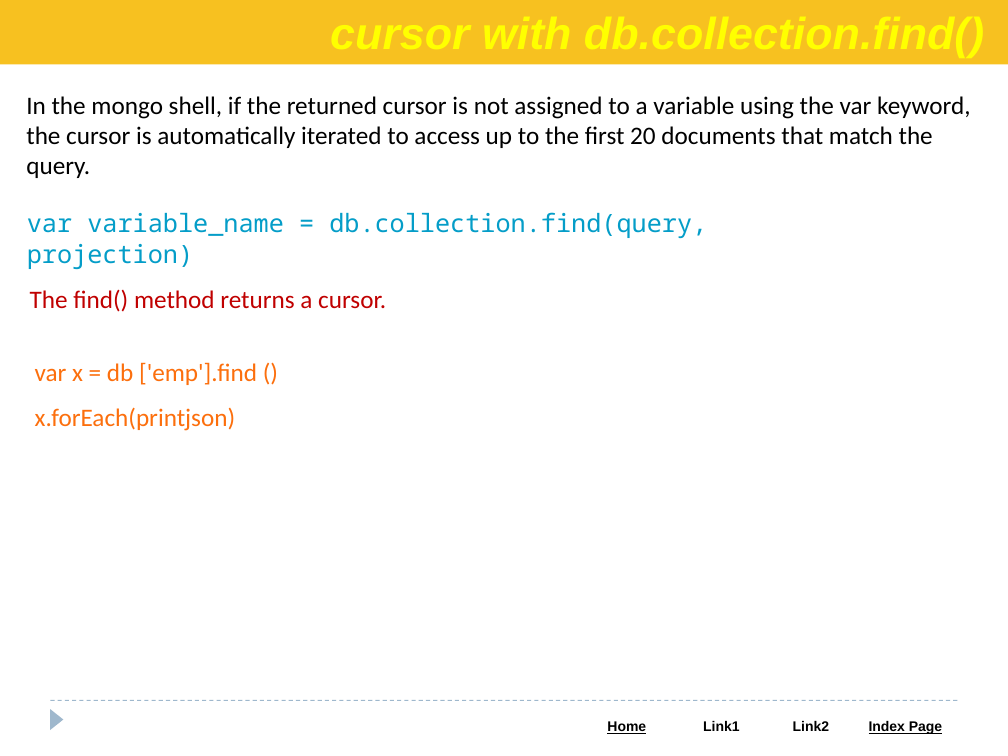
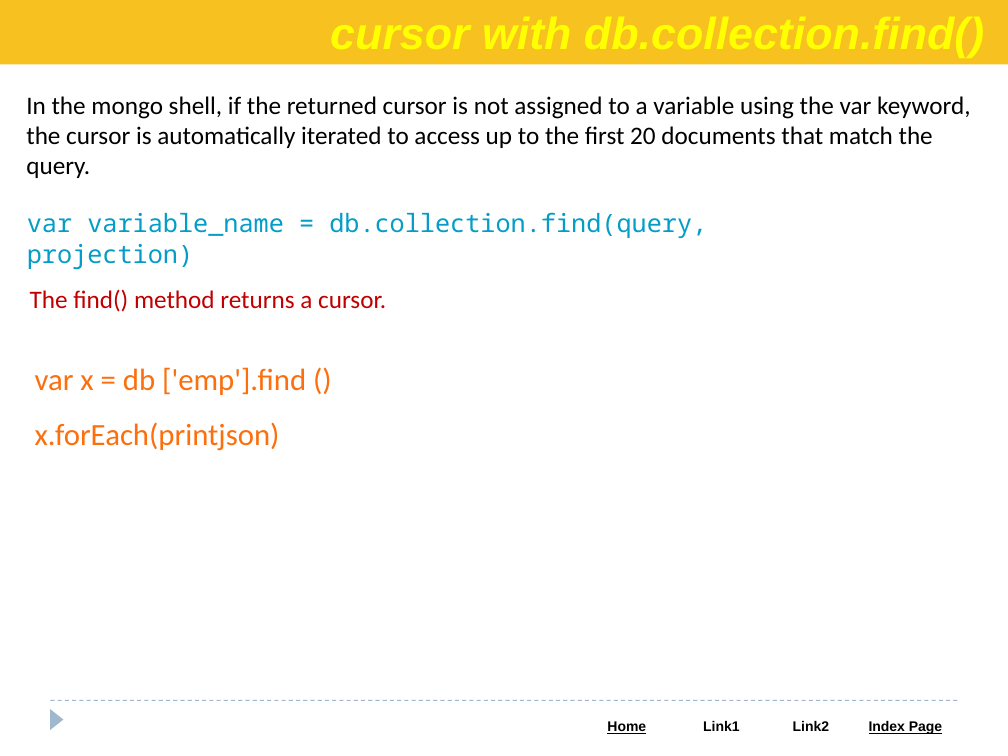
Before and after one commit to Saleel-Bagde/PPT-s, a slide deck: slide 25 of MongoDB.pptx. Drawn at 1008x756 pixels with LibreOffice and Linux fonts; fonts in the diff are those of the drawing. Boxes give left, top, right and bottom in pixels: in the first picture for what was removed or moved away, otherwise in the second. Text is boxed around its words. In the diff, an @@ line names an element or a change of style, - is before the commit and + after.

```diff
--- a/MongoDB.pptx
+++ b/MongoDB.pptx
@@ text "var x = db ['emp'].find ..." at bbox=[35, 367, 306, 451]: size 18 to 22 pt @@
```
Also in this commit, not shown: 1 other slide changed, 8 slides added.
